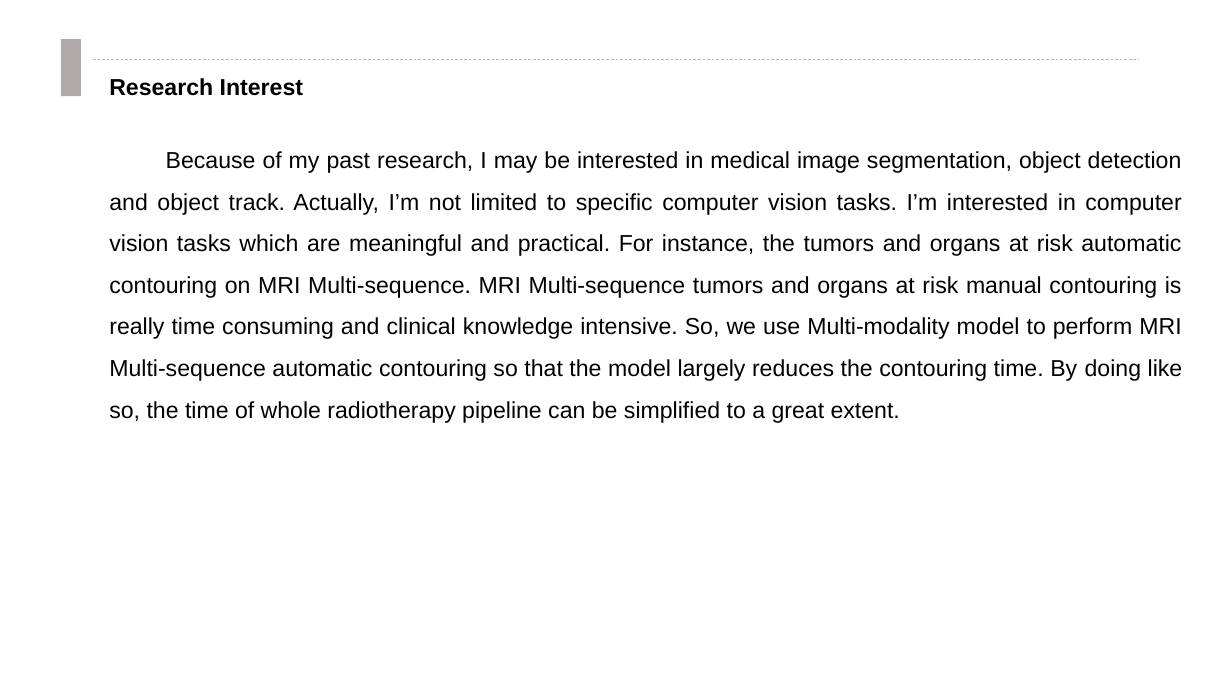
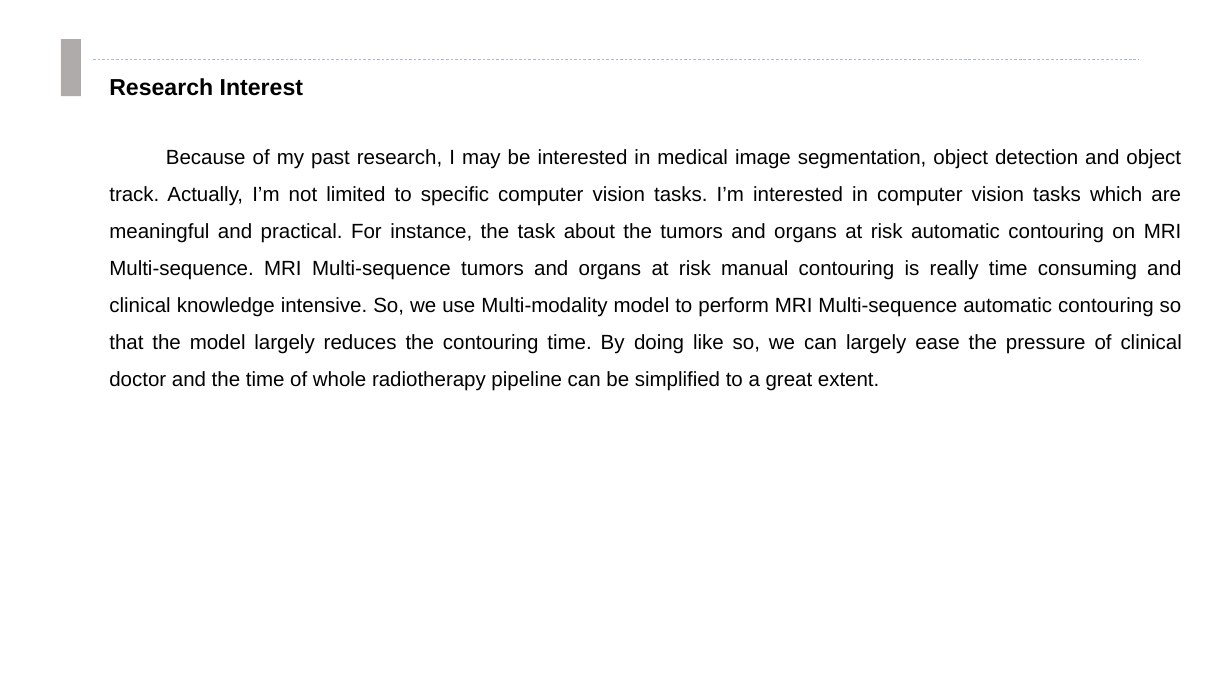
Before and after one commit to clownrat6/VectorNet, a slide deck: slide 5 of material/presentation.pptx. Drawn at 1232x693 pixels with LibreOffice and Linux fonts; fonts in the diff are those of the drawing. Boxes give left, top, right and bottom in pixels: in the first picture for what was removed or moved away, otherwise in the second. Text is boxed around its words. In the diff, an @@ line names an element or a change of style, - is before the commit and + after.

```diff
--- a/material/presentation.pptx
+++ b/material/presentation.pptx
@@ text at [109,149,1182,390]: text changed; size 18 to 16 pt @@
-Because of my past research, I may be interested in medical image segmentation, object detection and object track. Actually, I’m not limited to specific computer vision tasks. I’m interested in computer vision tasks which are meaningful and practical. For instance, the tumors and organs at risk automatic contouring on MRI Multi-sequence. MRI Multi-sequence tumors and organs at risk manual contouring is really time consuming and clinical knowledge intensive. So, we use Multi-modality model to perform MRI Multi-sequence automatic contouring so that the model largely reduces the contouring time. By doing like so, the time of whole radiotherapy pipeline can be simplified to a great extent.
+Because of my past research, I may be interested in medical image segmentation, object detection and object track. Actually, I’m not limited to specific computer vision tasks. I’m interested in computer vision tasks which are meaningful and practical. For instance, the task about the tumors and organs at risk automatic contouring on MRI Multi-sequence. MRI Multi-sequence tumors and organs at risk manual contouring is really time consuming and clinical knowledge intensive. So, we use Multi-modality model to perform MRI Multi-sequence automatic contouring so that the model largely reduces the contouring time. By doing like so, we can largely ease the pressure of clinical doctor and the time of whole radiotherapy pipeline can be simplified to a great extent.
```
Also in this commit, not shown: 5 other slides changed, 1 slide added, 1 other file.
